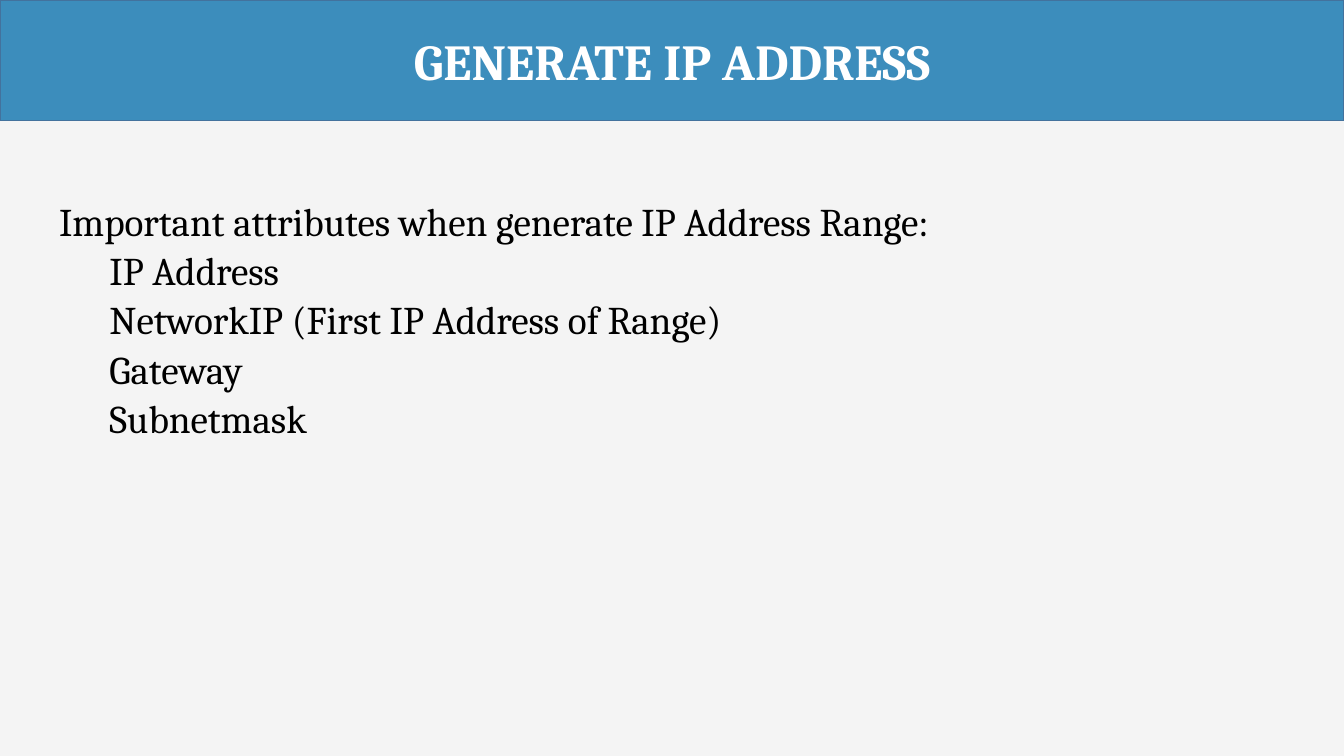
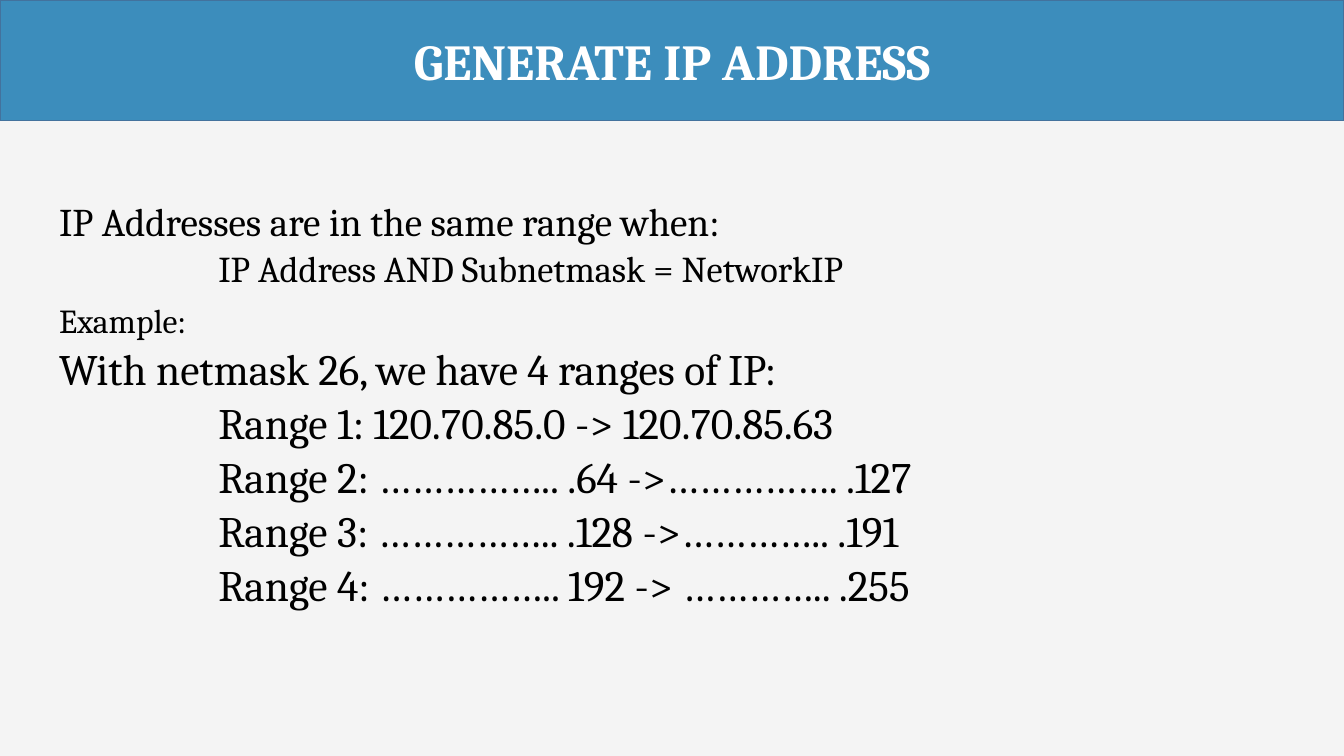
Before and after one commit to haltt051093/IMS-datacenter, a slide deck: slide 67 of Document/Presentation/IMS_20160408_Presentation.pptx. Drawn at 1344x756 pixels with LibreOffice and Linux fonts; fonts in the diff are those of the drawing. Boxes give left, top, right and bottom in pixels: in the first picture for what was removed or moved away, otherwise in the second. Text is boxed around its words. In the diff, an @@ line names an element or a change of style, - is before the commit and + after.

```diff
--- a/Document/Presentation/IMS_20160408_Presentation.pptx
+++ b/Document/Presentation/IMS_20160408_Presentation.pptx
@@ text at [59,208,912,611]: text changed; size 28 to 31 pt @@
-Important attributes when generate IP Address Range:
-  IP Address
-  NetworkIP (First IP Address of Range)
-  Gateway
-  Subnetmask
+      IP Addresses are in the same range when:
+      IP Address AND Subnetmask = NetworkIP
+Example:
+      With netmask 26, we have 4 ranges of IP:
+      Range 1: 120.70.85.0 -> 120.70.85.63
+      Range 2: …………….. .64 ->……………. .127
+      Range 3: …………….. .128 ->………….. .191
+      Range 4: …………….. 192 -> ………….. .255
```
Also in this commit, not shown: 1 other slide changed, 3 slides added, 5 slides removed, 1 other file.
